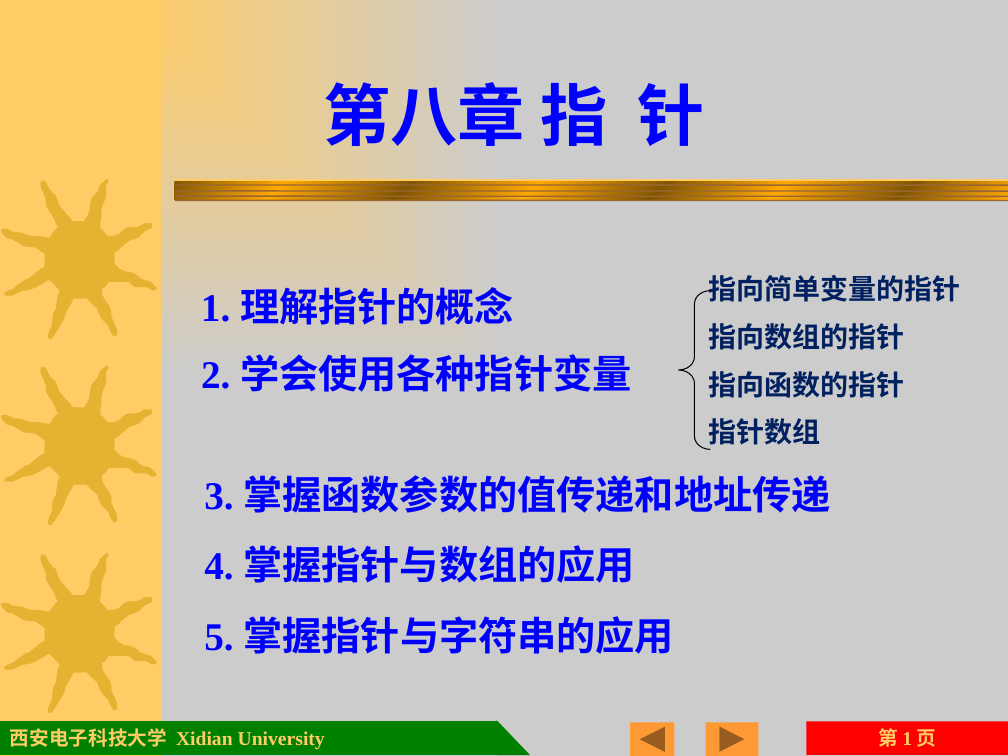
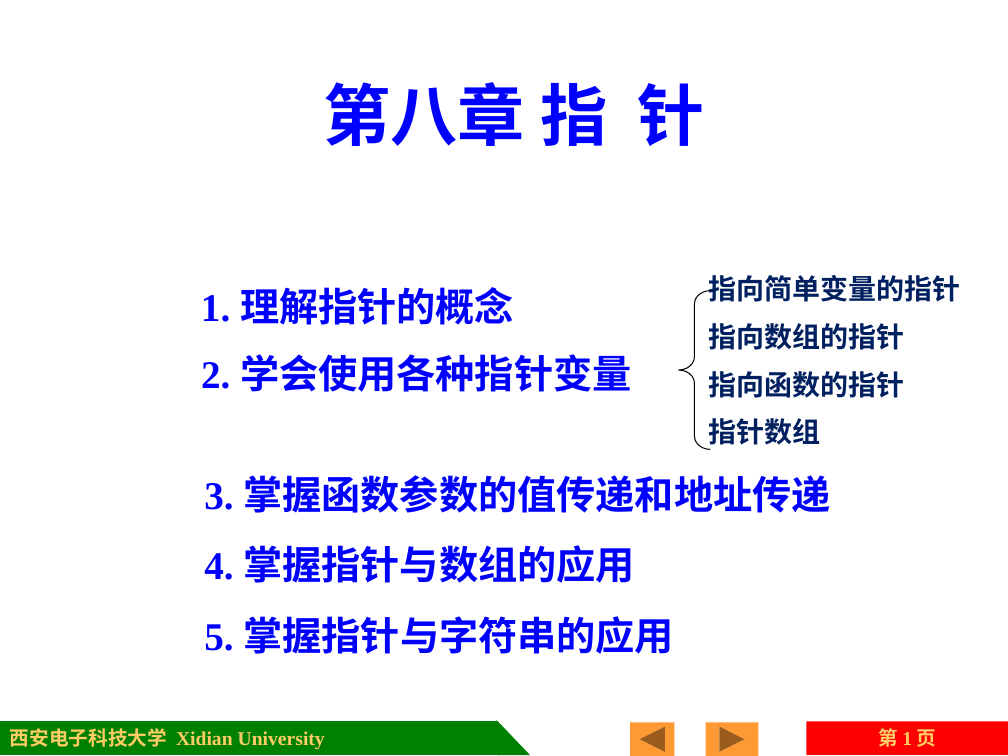
Before and after one commit to jtrfid/C-Repositories, a slide deck: slide 1 of 2016/C语言/课件/第8章 指针.pptx. Drawn at 1008x756 pixels with LibreOffice and Linux fonts; fonts in the diff are those of the drawing; background and template pictures are left out. Boxes give left, top, right and bottom in pixels: in the first picture for what was removed or moved away, otherwise in the second. Text is boxed around its words. In the diff, an @@ line names an element or a change of style, - is before the commit and + after.

```diff
--- a/2016/C语言/课件/第8章 指针.pptx
+++ b/2016/C语言/课件/第8章 指针.pptx
@@ background gradient #FFCC66 to #CCCCCC to #FFFFFF @@
@@ group removed at box(0, 0, 1008, 756): 4 freeform shapes, 4 lines, 2 rectangles @@
```
Also in this commit, not shown: 4 other files.
